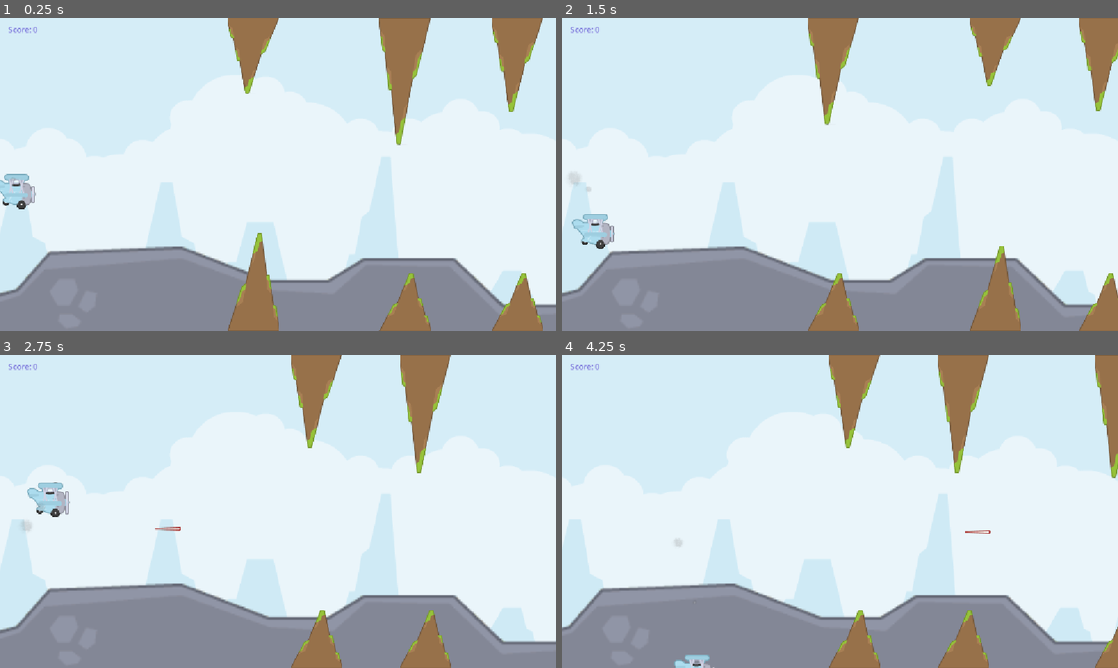
Above: before the commit, frames 1-4 (two rows, left to right).
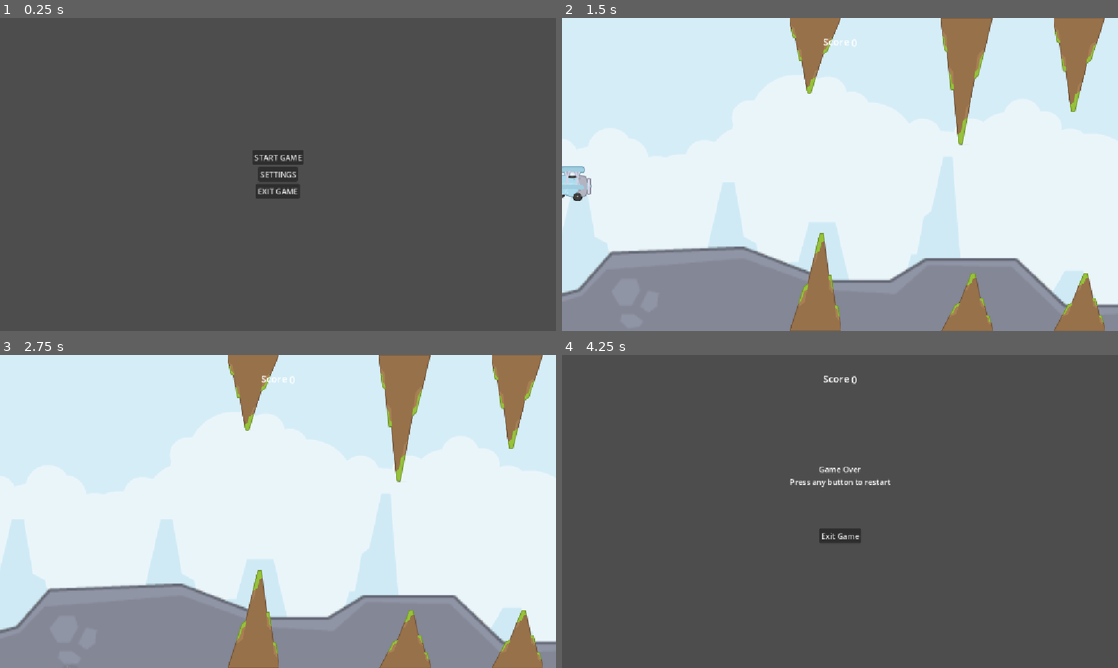
Above: after the commit, the same moments.

Repository: sabasayer/Flappy-Chopper
Game: Godot game, scene res://scenes/main_scene.tscn
Two runs of this game, one before a commit and one after it. Both use one fixed random seed, a clock stepped at 60 frames per second and the inputs below. Before the commit the project starts from res://scenes/level-scene.tscn.
Inputs (mouse positions are in pixels of both pictures, inside the frame that each line leads up to):
- Up to frame 1 (0.25 s): no input
- Up to frame 2 (1.5 s): click (840, 174) at 0.5 s, where only the run after the commit has a clickable "SETTINGS"; click (840, 155) at 1.25 s, where only the run after the commit has a clickable "START GAME"
- Up to frame 3 (2.75 s): tap Enter at 2 s; tap Space (jump) at 2.27 s
- Up to frame 4 (4.25 s): tap Space (jump) at 3.02 s

The runs differ from the first frame. In frame 1, 100% of the frame differs, in the area x 0-100%, y 0-100%; in frame 2, 12%; in frame 3, 12%; in frame 4, 100%.

Commit message:
feat: ui and menu

Diff:
--- a/globals/game-manager.gd
+++ b/globals/game-manager.gd
@@ -1,9 +1,31 @@
 extends Node
+
+enum GAME_STATE {
+	LOADING,
+	MAIN_MENU,
+	PLAYING,
+	PAUSE_MENU,
+	GAME_OVER_MENU
+}
 
 signal score_changed(new_score:int)
 
+@onready var level_scene:PackedScene = preload("res://scenes/level-scene.tscn")
+@onready var game_over_scene:PackedScene = preload("res://scenes/game_over_scene.tscn")
+@onready var pause_menu_scene: PackedScene = preload("res://scenes/pause_menu.tscn")
+@onready var main_menu: PackedScene = preload("res://scenes/main_scene.tscn")
+
 var player_score := 0
 var player_high_score := 0
+var game_state := GAME_STATE.LOADING
+var pause_menu_instance: CanvasLayer
+
+func _process(delta: float) -> void:
+	if Input.is_action_just_pressed("escape"):
+		if game_state == GAME_STATE.PLAYING:
+			pause_menu()
+		elif game_state == GAME_STATE.PAUSE_MENU:
+			unpause()
 
 func add_score(score: int) -> void:
 	player_score += score
@@ -17,3 +39,41 @@
 func save_high_score() -> void:
 	#todo: save high score to file
 	pass
+
+func start_game():
+	reset_score()
+	var res = get_tree().change_scene_to_packed(level_scene)
+	if res == Error.OK:
+		game_state = GAME_STATE.PLAYING
+
+func quit_game():
+	get_tree().quit()
+
+func game_over():
+	var res = get_tree().change_scene_to_packed(game_over_scene)
+	if res == Error.OK:
+		game_state = GAME_STATE.GAME_OVER_MENU
+
+func pause_menu():
+	pause_menu_instance = pause_menu_scene.instantiate()
+	var current_scene = get_tree().current_scene
+	if !current_scene:
+		return
+
+	current_scene.add_child(pause_menu_instance)
+	Engine.time_scale = 0
+	pause_menu_instance.layer = 2
+	game_state = GAME_STATE.PAUSE_MENU
+
+func unpause():
+	if !pause_menu_instance:
+		return
+
+	pause_menu_instance.queue_free()
+	Engine.time_scale = 1.0
+	game_state = GAME_STATE.PLAYING
+
+func go_to_main_menu():
+	var res = get_tree().change_scene_to_packed(main_menu)
+	if res == Error.OK:
+		game_state = GAME_STATE.MAIN_MENU
--- a/project.godot
+++ b/project.godot
@@ -15,7 +15,7 @@
 [application]
 
 config/name="Flappy Chopper"
-run/main_scene="uid://dolpb6anay570"
+run/main_scene="uid://d33fvqjdhqp7s"
 config/features=PackedStringArray("4.6", "GL Compatibility")
 config/icon="res://icon.svg"
 
@@ -39,6 +39,11 @@
 "events": [Object(InputEventKey,"resource_local_to_scene":false,"resource_name":"","device":-1,"window_id":0,"alt_press …(191 unchanged characters)…
 ]
 }
+escape={
+"deadzone": 0.2,
+"events": [Object(InputEventKey,"resource_local_to_scene":false,"resource_name":"","device":-1,"window_id":0,"alt_pressed":false,"shift_pressed":false,"ctrl_pressed":false,"meta_pressed":false,"pressed":false,"keycode":0,"physical_keycode":4194305,"key_label":0,"unicode":0,"location":0,"echo":false,"script":null)
+]
+}
 
 [rendering]
 
--- a/scenes/game-scene.tscn
+++ /dev/null
@@ -1,3 +0,0 @@
-[gd_scene format=3 uid="uid://dg6yas8uuqcm4"]
-
-[node name="GameScene" type="Node2D"]
--- /dev/null
+++ b/scenes/game_over_scene.gd
@@ -0,0 +1,13 @@
+extends CanvasLayer
+
+
+# Called every frame. 'delta' is the elapsed time since the previous frame.
+func _process(delta: float) -> void:
+	pass
+
+func _on_button_pressed() -> void:
+	GameManager.quit_game()
+
+func _input(ev):
+	if ev is InputEventKey:
+		GameManager.start_game()
--- /dev/null
+++ b/scenes/game_over_scene.tscn
@@ -0,0 +1,42 @@
+[gd_scene format=3 uid="uid://cc1tpjy24sh3w"]
+
+[ext_resource type="PackedScene" uid="uid://di23hmikmx5ln" path="res://scenes/score_scene.tscn" id="1_64dwf"]
+[ext_resource type="Script" uid="uid://ywaptyhpjhsl" path="res://scenes/game_over_scene.gd" id="1_ny7m6"]
+
+[node name="GameOverScene" type="CanvasLayer" unique_id=1905308075]
+script = ExtResource("1_ny7m6")
+
+[node name="ScoreScene" parent="." unique_id=974661218 instance=ExtResource("1_64dwf")]
+
+[node name="Label" type="Label" parent="." unique_id=25743347]
+anchors_preset = 8
+anchor_left = 0.5
+anchor_top = 0.5
+anchor_right = 0.5
+anchor_bottom = 0.5
+offset_left = -104.0
+offset_top = -99.0
+offset_right = 104.0
+offset_bottom = -50.0
+grow_horizontal = 2
+grow_vertical = 2
+text = "Game Over
+Press any button to restart"
+horizontal_alignment = 1
+
+[node name="Button" type="Button" parent="." unique_id=731870467]
+anchors_preset = 7
+anchor_left = 0.5
+anchor_top = 1.0
+anchor_right = 0.5
+anchor_bottom = 1.0
+offset_left = -4.0
+offset_top = -266.0
+offset_right = 4.0
+offset_bottom = -258.0
+grow_horizontal = 2
+grow_vertical = 0
+text = "Exit Game"
+metadata/_edit_use_anchors_ = true
+
+[connection signal="pressed" from="Button" to="." method="_on_button_pressed"]
--- a/scenes/game_scene.tscn
+++ /dev/null
@@ -1,7 +0,0 @@
-[gd_scene load_steps=2 format=3 uid="uid://4uohiwo5abq"]
-
-[ext_resource type="PackedScene" uid="uid://wwweuxw2f1eh" path="res://scenes/pipe.tscn" id="1_w5aja"]
-
-[node name="GameScene" type="Node2D"]
-
-[node name="StaticBody2D" parent="." instance=ExtResource("1_w5aja")]
--- a/scenes/level-scene.tscn
+++ b/scenes/level-scene.tscn
@@ -2,11 +2,11 @@
 
 [ext_resource type="Script" uid="uid://b1v5uhsakeux1" path="res://scenes/level_scene.gd" id="1_7jjbn"]
 [ext_resource type="PackedScene" uid="uid://be2ku6c2r10rl" path="res://scenes/player.tscn" id="2_uar5l"]
+[ext_resource type="PackedScene" uid="uid://di23hmikmx5ln" path="res://scenes/score_scene.tscn" id="3_58ry1"]
 [ext_resource type="Texture2D" uid="uid://bjwo1v4q0l33g" path="res://assets/sheet.png" id="3_w3lvy"]
 [ext_resource type="Script" uid="uid://byocgihoau2tn" path="res://scenes/camera_shake.gd" id="4_58ry1"]
 [ext_resource type="PackedScene" uid="uid://wwweuxw2f1eh" path="res://scenes/pipe.tscn" id="4_pipe"]
 [ext_resource type="PackedScene" uid="uid://xa21igoreu70" path="res://scenes/Spawner.tscn" id="5_juwml"]
-[ext_resource type="PackedScene" uid="uid://wdmuxjwrmdea" path="res://scenes/score_ui.tscn" id="6_yn5lr"]
 
 [sub_resource type="WorldBoundaryShape2D" id="WorldBoundaryShape2D_uar5l"]
 distance = -2.0
@@ -15,6 +15,8 @@
 script = ExtResource("1_7jjbn")
 player = NodePath("Player")
 pipe_scene = ExtResource("4_pipe")
+
+[node name="ScoreScene" parent="." unique_id=1109208590 instance=ExtResource("3_58ry1")]
 
 [node name="Player" parent="." unique_id=726765090 node_paths=PackedStringArray("camera") instance=ExtResource("2_uar5l")]
 position = Vector2(96, 331)
@@ -74,7 +76,5 @@
 pipes_container = NodePath("../PipeContainer")
 enemy_container = NodePath("../EnemyContainer")
 
-[node name="ScoreUI" parent="." unique_id=397794448 instance=ExtResource("6_yn5lr")]
-
 [connection signal="player_died" from="Player" to="." method="_on_player_player_died"]
 [connection signal="body_entered" from="Ground" to="." method="_on_ground_area_entered"]
--- a/scenes/level_scene.gd
+++ b/scenes/level_scene.gd
@@ -21,11 +21,10 @@
 
 func _on_ground_area_entered(_body: Node2D) -> void:
 	print("ground entered")
-	restart_level()
+	GameManager.game_over()
 
 func _on_player_player_died() -> void:
-	GameManager.reset_score()
-	restart_level()
+	GameManager.game_over()
 
 func _process(delta: float) -> void:
 	spawner.check_and_spawn()
--- /dev/null
+++ b/scenes/main_scene.gd
@@ -0,0 +1,13 @@
+extends Node2D
+
+@onready var start_button: Button = $CanvasLayer/StartButton
+@onready var settings_button: Button = $CanvasLayer/SettingsButton
+@onready var exit_button: Button = $CanvasLayer/ExitButton
+
+@onready var level_scene: PackedScene = preload("res://scenes/level-scene.tscn")
+
+func _on_exit_button_pressed() -> void:
+	GameManager.quit_game()
+
+func _on_start_button_pressed() -> void:
+	GameManager.start_game()
--- /dev/null
+++ b/scenes/main_scene.tscn
@@ -0,0 +1,44 @@
+[gd_scene format=3 uid="uid://d33fvqjdhqp7s"]
+
+[ext_resource type="Script" uid="uid://cxyked4q4gkvv" path="res://scenes/main_scene.gd" id="1_w2twt"]
+
+[node name="MainScene" type="Node2D" unique_id=2093131311]
+script = ExtResource("1_w2twt")
+
+[node name="CanvasLayer" type="CanvasLayer" parent="." unique_id=688349471]
+
+[node name="VBoxContainer" type="VBoxContainer" parent="CanvasLayer" unique_id=1519004550]
+anchors_preset = 8
+anchor_left = 0.5
+anchor_top = 0.5
+anchor_right = 0.5
+anchor_bottom = 0.5
+offset_left = -104.0
+offset_top = -78.25
+offset_right = 104.0
+offset_bottom = 78.25
+grow_horizontal = 2
+grow_vertical = 2
+alignment = 1
+
+[node name="StartButton" type="Button" parent="CanvasLayer/VBoxContainer" unique_id=217537843]
+layout_mode = 2
+size_flags_horizontal = 4
+size_flags_vertical = 4
+text = "START GAME"
+
+[node name="SettingsButton" type="Button" parent="CanvasLayer/VBoxContainer" unique_id=164419833]
+layout_mode = 2
+size_flags_horizontal = 4
+size_flags_vertical = 4
+text = "SETTINGS
+"
+
+[node name="ExitButton" type="Button" parent="CanvasLayer/VBoxContainer" unique_id=1967322409]
+layout_mode = 2
+size_flags_horizontal = 4
+size_flags_vertical = 4
+text = "EXIT GAME"
+
+[connection signal="pressed" from="CanvasLayer/VBoxContainer/StartButton" to="." method="_on_start_button_pressed"]
+[connection signal="pressed" from="CanvasLayer/VBoxContainer/ExitButton" to="." method="_on_exit_button_pressed"]
--- /dev/null
+++ b/scenes/pause_menu.gd
@@ -0,0 +1,7 @@
+extends CanvasLayer
+
+func _on_exit_to_main_menu_pressed() -> void:
+	GameManager.go_to_main_menu()
+
+func _on_continue_pressed() -> void:
+	GameManager.unpause()
--- /dev/null
+++ b/scenes/pause_menu.tscn
@@ -0,0 +1,33 @@
+[gd_scene format=3 uid="uid://dayij8bitgw7e"]
+
+[ext_resource type="Script" uid="uid://ych17e2wxk6h" path="res://scenes/pause_menu.gd" id="1_n87rw"]
+
+[node name="PauseMenu" type="CanvasLayer" unique_id=1425684756]
+script = ExtResource("1_n87rw")
+
+[node name="HBoxContainer" type="VBoxContainer" parent="." unique_id=1879008767]
+anchors_preset = 8
+anchor_left = 0.5
+anchor_top = 0.5
+anchor_right = 0.5
+anchor_bottom = 0.5
+offset_left = -116.0
+offset_top = -33.0
+offset_right = 116.0
+offset_bottom = 66.0
+grow_horizontal = 2
+grow_vertical = 2
+scale = Vector2(1, 0.99285716)
+alignment = 1
+
+[node name="Continue" type="Button" parent="HBoxContainer" unique_id=1458708986]
+layout_mode = 2
+text = "Continue"
+
+[node name="Exit to Main Menu" type="Button" parent="HBoxContainer" unique_id=654638689]
+layout_mode = 2
+text = "Exit to Main Menu"
+metadata/_edit_use_anchors_ = true
+
+[connection signal="pressed" from="HBoxContainer/Continue" to="." method="_on_continue_pressed"]
+[connection signal="pressed" from="HBoxContainer/Exit to Main Menu" to="." method="_on_exit_to_main_menu_pressed"]
--- a/scenes/player.gd
+++ b/scenes/player.gd
@@ -4,6 +4,7 @@
 enum PLAYER_STATE {
 	Idle,
 	Hurt,
+	Invulnarable,
 	Dying
 }
 
@@ -15,6 +16,7 @@
 @export var bullet_scene: PackedScene
 @export var no_gravity: bool
 @export var camera: CameraShakable
+@export var invulnarable_duration: int = 0.5
 
 @onready var bullet_spawn: Marker2D = $BulletSpawn
 @onready var collision_shape_2d: CollisionShape2D = $CollisionShape2D
@@ -34,6 +36,9 @@
 	shoot_material.set_shader_parameter("particle_count", shoot_particles.amount)
 
 func _physics_process(delta: float) -> void:
+	if GameManager.game_state == GameManager.GAME_STATE.PAUSE_MENU:
+		return
+
 	if player_state == PLAYER_STATE.Dying:
 		return
 
@@ -103,8 +108,16 @@
 	var tween = get_tree().create_tween()
 	tween.tween_property(animated_sprite_2d,"scale",Vector2.ONE,0.5).set_trans(Tween.TRANS_SINE)
 	tween.tween_callback(on_hurt_animation_end)
+	return tween
 
 func on_hurt_animation_end():
+	if player_state != PLAYER_STATE.Hurt:
+		return
+
+	player_state = PLAYER_STATE.Invulnarable
+	animated_sprite_2d.modulate = Color(Color.WHITE,0.6)
+	await get_tree().create_timer(invulnarable_duration).timeout
+	animated_sprite_2d.modulate = Color.WHITE
 	player_state = PLAYER_STATE.Idle
 
 func _on_health_component_died(hit_info:HitInfo) -> void:
@@ -120,8 +133,7 @@
 	camera.shake(2.0)
 	explosion_smoke_particles.emitting = true
 	explosion_spark_particle.emitting = true
-	await scale_and_fade_animation().finished
-	state_to_die()
+	scale_and_fade_animation()
 
 func scale_and_fade_animation():
 	var tween := get_tree().create_tween()
@@ -129,7 +141,7 @@
 	tween.tween_property(animated_sprite_2d, "modulate", Color.TRANSPARENT, 1.0).set_trans(Tween.TRANS_LINEAR)
 	tween.tween_property(animated_sprite_2d, "scale", Vector2(1.4,1.4),1.0).set_trans(Tween.TRANS_LINEAR)
 	tween.tween_property(animated_sprite_2d,"rotation",deg_to_rad(90),1.0).set_trans(Tween.TRANS_LINEAR)
-	return tween
+	tween.tween_callback(state_to_die)
 
 func state_to_die():
 	player_died.emit()
--- /dev/null
+++ b/scenes/score_scene.gd
@@ -0,0 +1,13 @@
+extends CanvasLayer
+
+@onready var score: Label = $Container/Score
+@onready var animation_player: AnimationPlayer = $AnimationPlayer
+
+func _ready():
+	GameManager.score_changed.connect(_on_score_changed)
+	_on_score_changed(GameManager.player_score)
+
+func _on_score_changed(new_score:int):
+	score.text = String.num(new_score,0)
+	if new_score > 0:
+		animation_player.play("score_change")
--- /dev/null
+++ b/scenes/score_scene.tscn
@@ -0,0 +1,100 @@
+[gd_scene format=3 uid="uid://di23hmikmx5ln"]
+
+[ext_resource type="Script" uid="uid://c7opa3yjiaq5u" path="res://scenes/score_scene.gd" id="1_jn2l2"]
+
+[sub_resource type="Animation" id="Animation_jn2l2"]
+length = 0.001
+tracks/0/type = "value"
+tracks/0/imported = false
+tracks/0/enabled = true
+tracks/0/path = NodePath("Container/Score:theme_override_colors/font_color")
+tracks/0/interp = 1
+tracks/0/loop_wrap = true
+tracks/0/keys = {
+"times": PackedFloat32Array(0),
+"transitions": PackedFloat32Array(1),
+"update": 0,
+"values": [Color(1, 1, 1, 1)]
+}
+tracks/1/type = "value"
+tracks/1/imported = false
+tracks/1/enabled = true
+tracks/1/path = NodePath("Container/Score:theme_override_font_sizes/font_size")
+tracks/1/interp = 1
+tracks/1/loop_wrap = true
+tracks/1/keys = {
+"times": PackedFloat32Array(0),
+"transitions": PackedFloat32Array(1),
+"update": 1,
+"values": [22]
+}
+
+[sub_resource type="Animation" id="Animation_tyil2"]
+resource_name = "score_change"
+length = 0.5
+tracks/0/type = "value"
+tracks/0/imported = false
+tracks/0/enabled = true
+tracks/0/path = NodePath("Container/Score:theme_override_colors/font_color")
+tracks/0/interp = 1
+tracks/0/loop_wrap = true
+tracks/0/keys = {
+"times": PackedFloat32Array(0, 0.26666668, 0.5),
+"transitions": PackedFloat32Array(1, 1, 1),
+"update": 0,
+"values": [Color(1, 1, 1, 1), Color(1, 0, 0, 1), Color(1, 1, 1, 1)]
+}
+tracks/1/type = "value"
+tracks/1/imported = false
+tracks/1/enabled = true
+tracks/1/path = NodePath("Container/Score:theme_override_font_sizes/font_size")
+tracks/1/interp = 2
+tracks/1/loop_wrap = true
+tracks/1/keys = {
+"times": PackedFloat32Array(0.0009999999, 0.26666668, 0.5),
+"transitions": PackedFloat32Array(1, 0.43527535, 1),
+"update": 0,
+"values": [22, 35, 22]
+}
+
+[sub_resource type="AnimationLibrary" id="AnimationLibrary_eebjh"]
+_data = {
+&"RESET": SubResource("Animation_jn2l2"),
+&"score_change": SubResource("Animation_tyil2")
+}
+
+[node name="ScoreScene" type="CanvasLayer" unique_id=974661218]
+script = ExtResource("1_jn2l2")
+
+[node name="Container" type="HBoxContainer" parent="." unique_id=1223121713]
+layout_direction = 2
+anchors_preset = 5
+anchor_left = 0.5
+anchor_right = 0.5
+offset_left = -28.5
+offset_top = 35.0
+offset_right = 28.5
+offset_bottom = 58.0
+grow_horizontal = 2
+size_flags_horizontal = 3
+alignment = 1
+metadata/_edit_use_anchors_ = true
+
+[node name="Label" type="Label" parent="Container" unique_id=1719758048]
+layout_mode = 2
+size_flags_horizontal = 0
+size_flags_vertical = 0
+theme_type_variation = &"HeaderSmall"
+theme_override_colors/font_outline_color = Color(0, 0, 0, 1)
+text = "Score"
+
+[node name="Score" type="Label" parent="Container" unique_id=1361955655]
+layout_mode = 2
+theme_type_variation = &"HeaderMedium"
+theme_override_colors/font_color = Color(1, 1, 1, 1)
+theme_override_colors/font_outline_color = Color(0, 0, 0, 1)
+theme_override_font_sizes/font_size = 22
+text = "0"
+
+[node name="AnimationPlayer" type="AnimationPlayer" parent="." unique_id=1059851643]
+libraries/ = SubResource("AnimationLibrary_eebjh")
Not shown, added: scenes/game_over_scene.gd.uid
Not shown, added: scenes/main_scene.gd.uid
Not shown, added: scenes/pause_menu.gd.uid
Not shown, added: scenes/score_scene.gd.uid
